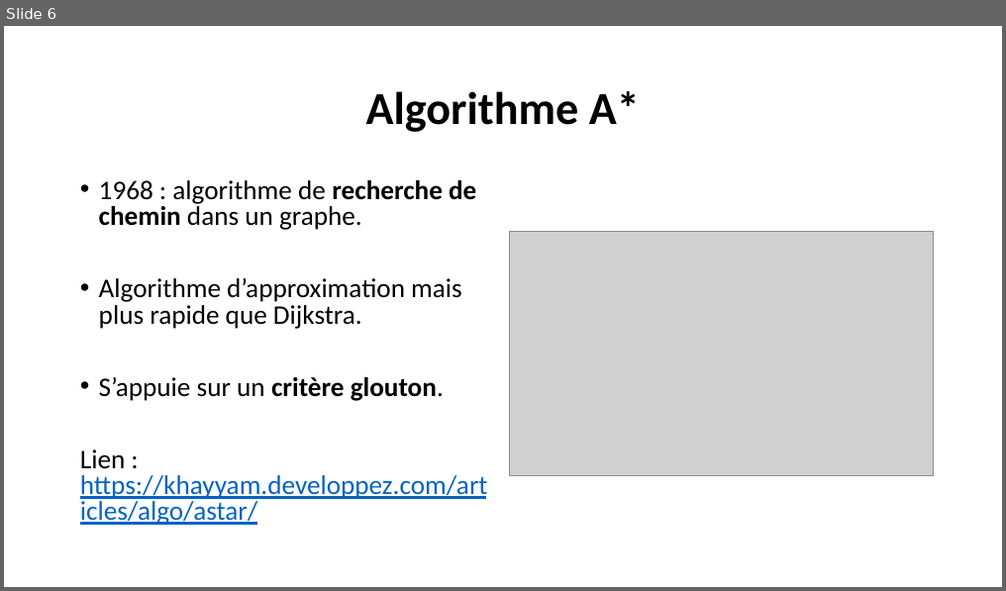
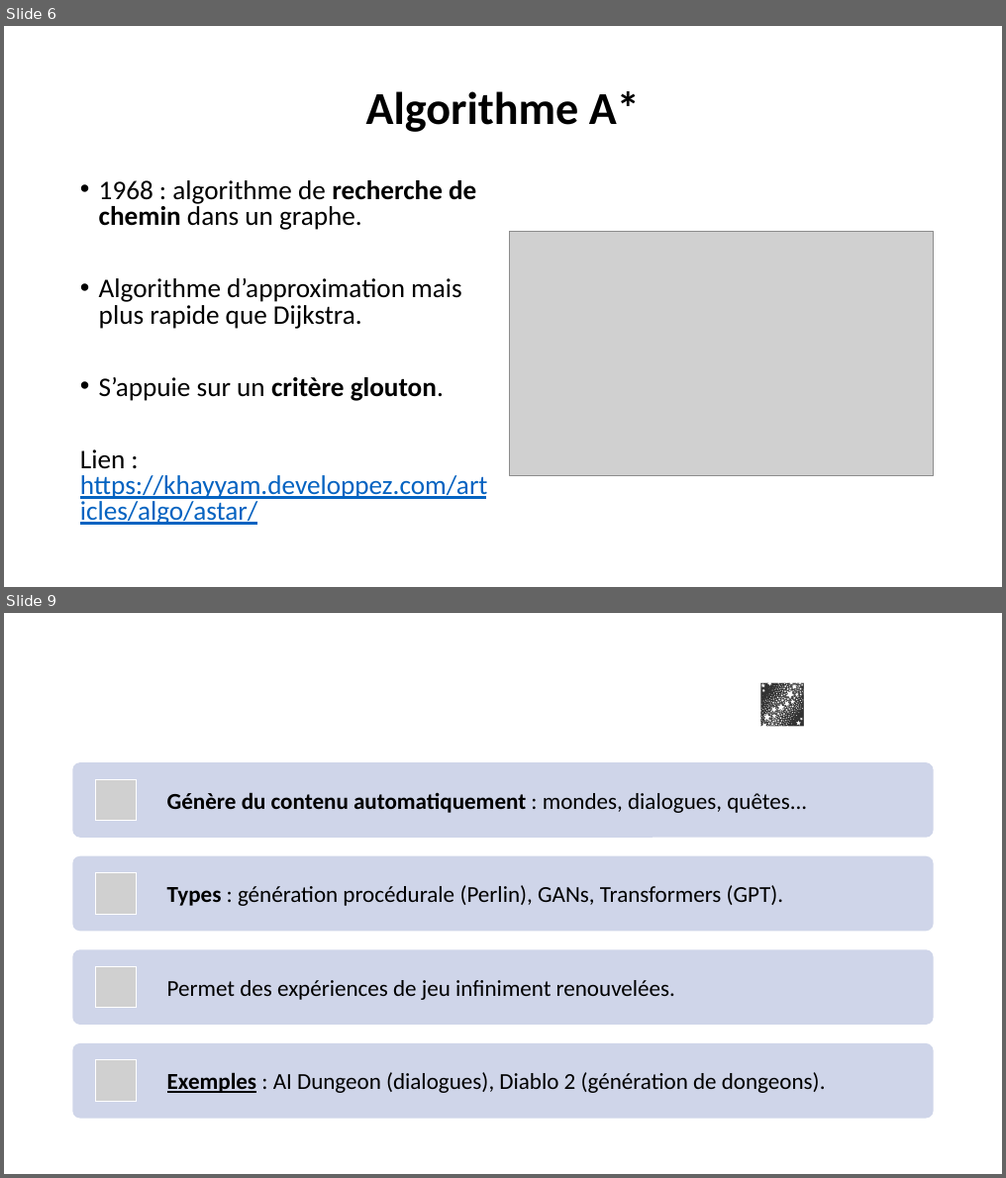
Before and after one commit to lmayer65/NSI_T, a slide deck: Grand Oral/IA_Jeux vidéos/Exemples_IA_Jeux_Videos.pptx. Shown one above the other, each under a label of ours: slide 6 before the commit, slides 6 and 9 after it; the slides between them are not shown. The pictures are 1006x591 and 1006x1178 pixels, drawn with LibreOffice and Linux fonts; fonts in the diff are those of the drawing; grey boxes stand for pictures; background and template pictures are left out. Boxes give left, top, right and bottom in pixels: in the first picture for what was removed or moved away, otherwise in the second. Text is boxed around its words. In the diff, an @@ line names an element or a change of style, - is before the commit and + after.

```diff
--- a/Grand Oral/IA_Jeux vidéos/Exemples_IA_Jeux_Videos.pptx
+++ b/Grand Oral/IA_Jeux vidéos/Exemples_IA_Jeux_Videos.pptx
@@ slide 9 added at [4, 613, 1002, 1174], background picture (left out) @@
@@ title added at [73, 643, 934, 752], 44 pt, text #FFFFFF, bold @@
+IA générative dans les jeux
@@ text added at [751, 668, 827, 744], 44 pt, text #323232, bold @@
+🌌
@@ group added at [73, 762, 934, 1118]: 4 rounded rectangles, 4 pictures, 4 texts @@
+Génère du contenu automatiquement : mondes, dialogues, quêtes...
+Types : génération procédurale (Perlin), GANs, Transformers (GPT).
+Permet des expériences de jeu infiniment renouvelées.
+Exemples : AI Dungeon (dialogues), Diablo 2 (génération de dongeons).
```
Also in this commit, not shown: 3 other slides added, 1 other file.
